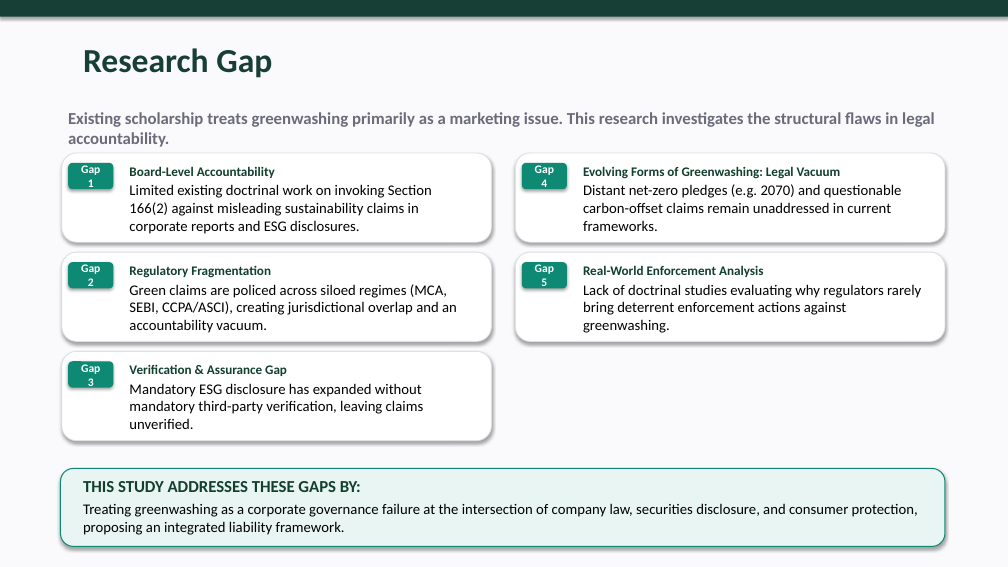
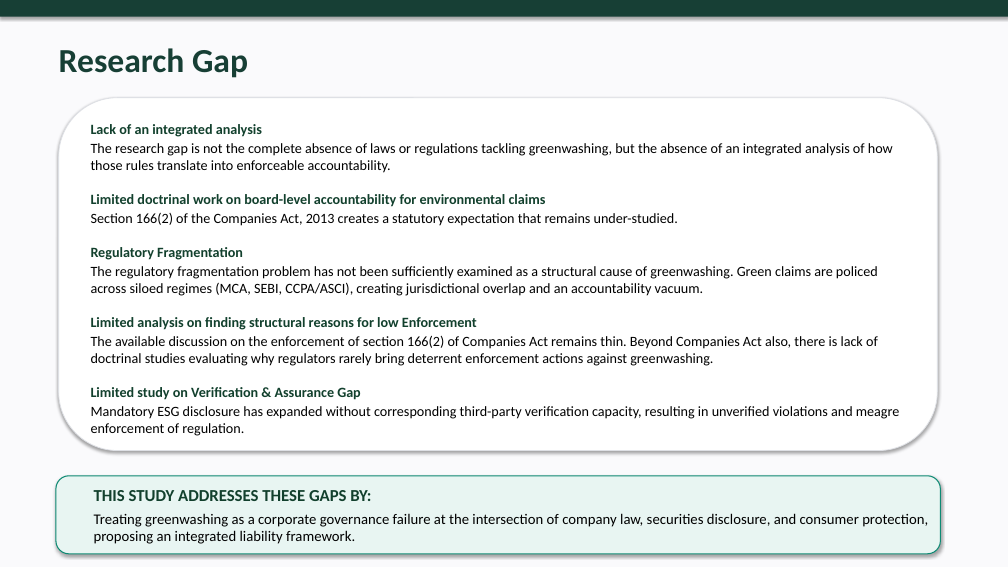
Before and after one commit to atul516/Final-VIva, a slide deck: slide 5 of Thesis Defence Presentation Final.pptx. Drawn at 1008x567 pixels with LibreOffice and Linux fonts; fonts in the diff are those of the drawing. Boxes give left, top, right and bottom in pixels: in the first picture for what was removed or moved away, otherwise in the second. Text is boxed around its words. In the diff, an @@ line names an element or a change of style, - is before the commit and + after.

```diff
--- a/Thesis Defence Presentation Final.pptx
+++ b/Thesis Defence Presentation Final.pptx
@@ text "Research Gap": place and size @@
-text "Research Gap" at box(83, 48, 272, 78)
+text "Research Gap" at box(59, 48, 248, 78)
@@ rounded rectangle: place and size @@
-rounded rectangle at box(62, 153, 492, 242)
+rounded rectangle at box(59, 98, 938, 451)
@@ text removed at box(68, 112, 935, 147) @@
-Existing scholarship treats greenwashing primarily as a marketing issue. This research investigates the structural flaws in legal accountability.
@@ text at box(91, 124, 899, 436): text changed; size 14 to 13.5 pt @@
-Board-Level Accountability
-Limited existing doctrinal work on invoking Section 166(2) against misleading sustainability claims in corporate reports and ESG disclosures.
+Lack of an integrated analysis
+The research gap is not the complete absence of laws or regulations tackling greenwashing, but the absence of an integrated analysis of how those rules translate into enforceable accountability.
+Limited doctrinal work on board-level accountability for environmental claims
+Section 166(2) of the Companies Act, 2013 creates a statutory expectation that remains under-studied.
+Regulatory Fragmentation
+The regulatory fragmentation problem has not been sufficiently examined as a structural cause of greenwashing. Green claims are policed across siloed regimes (MCA, SEBI, CCPA/ASCI), creating jurisdictional overlap and an accountability vacuum.
+Limited analysis on finding structural reasons for low Enforcement
+The available discussion on the enforcement of section 166(2) of Companies Act remains thin. Beyond Companies Act also, there is lack of doctrinal studies evaluating why regulators rarely bring deterrent enforcement actions against greenwashing.
+Limited study on Verification & Assurance Gap
+Mandatory ESG disclosure has expanded without corresponding third-party verification capacity, resulting in unverified violations and meagre enforcement of regulation.
@@ rounded rectangle removed at box(68, 163, 113, 189) @@
-Gap 1
@@ rounded rectangle removed at box(516, 153, 945, 242) @@
@@ rounded rectangle removed at box(522, 163, 567, 189) @@
-Gap 4
@@ text removed at box(583, 166, 902, 231) @@
-Evolving Forms of Greenwashing: Legal Vacuum
-Distant net-zero pledges (e.g. 2070) and questionable carbon-offset claims remain unaddressed in current frameworks.
@@ rounded rectangle removed at box(62, 253, 492, 342) @@
@@ rounded rectangle removed at box(68, 262, 113, 289) @@
-Gap 2
@@ text removed at box(129, 265, 457, 333) @@
-Regulatory Fragmentation
-Green claims are policed across siloed regimes (MCA, SEBI, CCPA/ASCI), creating jurisdictional overlap and an accountability vacuum.
@@ rounded rectangle removed at box(516, 253, 945, 342) @@
@@ rounded rectangle removed at box(522, 262, 567, 289) @@
-Gap 5
@@ text removed at box(583, 265, 921, 333) @@
-Real-World Enforcement Analysis
-Lack of doctrinal studies evaluating why regulators rarely bring deterrent enforcement actions against greenwashing.
@@ rounded rectangle removed at box(62, 352, 492, 441) @@
@@ rounded rectangle removed at box(68, 361, 113, 388) @@
-Gap 3
@@ text removed at box(129, 365, 424, 429) @@
-Verification & Assurance Gap
-Mandatory ESG disclosure has expanded without mandatory third-party verification, leaving claims unverified.
@@ rounded rectangle: place and size @@
-rounded rectangle at box(60, 469, 945, 547)
+rounded rectangle at box(56, 476, 941, 554)
@@ text "THIS STUDY ADDRESSES THESE GAPS ...": place and size @@
-text "THIS STUDY ADDRESSES THESE GAPS ..." at box(83, 481, 918, 535)
+text "THIS STUDY ADDRESSES THESE GAPS ..." at box(94, 490, 928, 544)
```
Also in this commit, not shown: 7 other slides changed.
